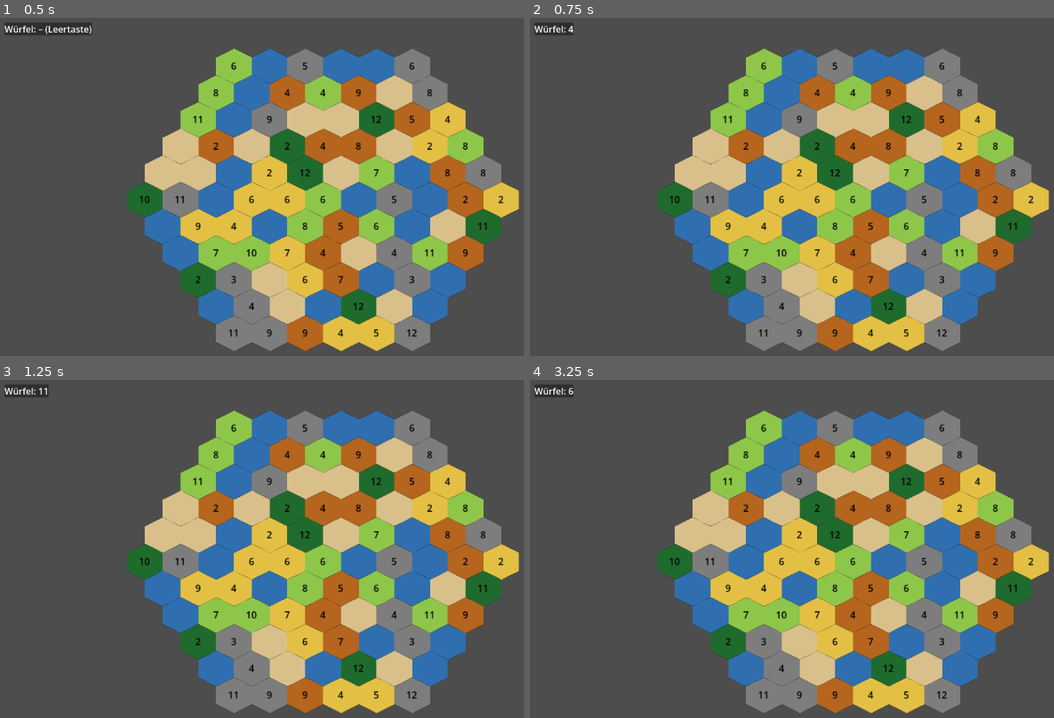
Above: before the commit, frames 1-4 (two rows, left to right).
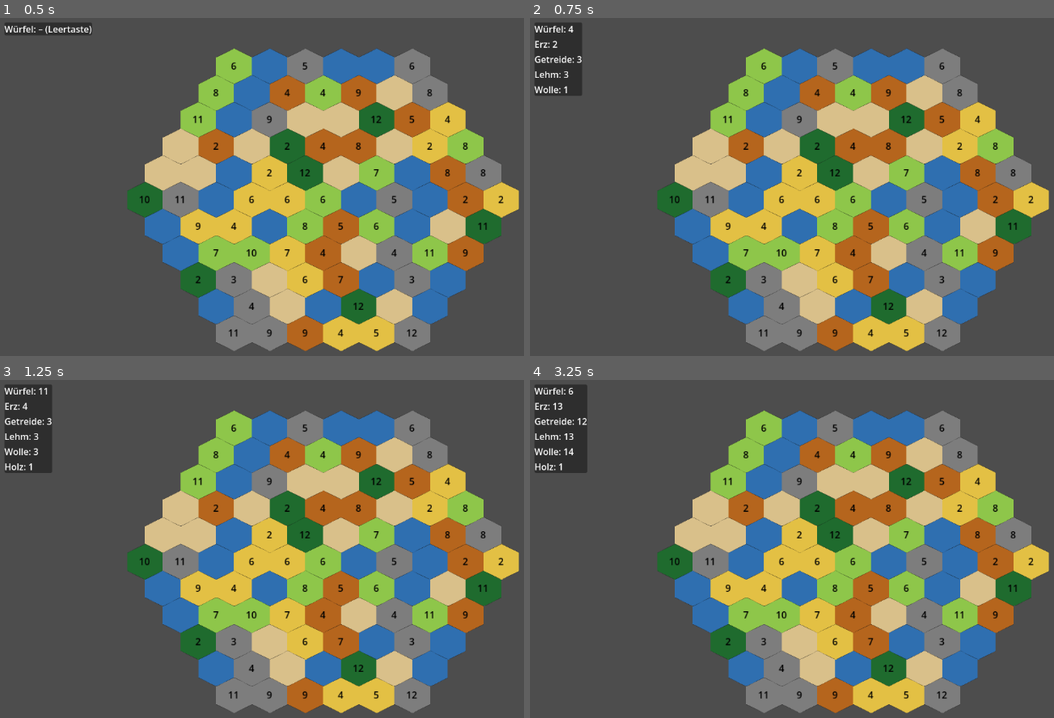
Above: after the commit, the same moments.

Repository: Dahf/catan
Game: Godot game, scene res://main/main.tscn
Same seed, same stepped clock (60 frames per second), same inputs: the game is played once before the commit and once after it.
Inputs:
- Up to frame 1 (0.5 s): no input
- Up to frame 2 (0.75 s): tap Enter (ui_accept) at 0.5 s
- Up to frame 3 (1.25 s): tap Enter (ui_accept) at 0.77 s
- Up to frame 4 (3.25 s): tap Enter (ui_accept) at 1.25, 1.52, 2, 2.75, 3.02 s

Frame 1 is identical in both runs. In frame 2, 1.5% of the frame differs, in the area x 0-10%, y 1-23%; in frame 3, 1.9%; in frame 4, 2.2%, in the area x 0-11%, y 1-28%.

Commit message:
Emit resource change events in spend and add_resource functions; minor HUD variable adjustment

Diff:
--- a/autoload/game_state.gd
+++ b/autoload/game_state.gd
@@ -51,11 +51,13 @@
 func spend(cost: Dictionary) -> void:
 	for item in cost:
 		storage[item] = storage.get(item, 0) - cost[item]
+		EventBus.resource_changed.emit(item, storage[item])
 
 
 ## Fügt eine Ressourcenmenge dem Lager hinzu.
 func add_resource(id: StringName, amount: int) -> void:
 	storage[id] = storage.get(id, 0) + amount
+	EventBus.resource_changed.emit(id, storage[id])
 
 
 ## Platziert ein Gebäude auf einer Tile-Koordinate.
--- a/presentation/ui/hud.gd
+++ b/presentation/ui/hud.gd
@@ -3,6 +3,7 @@
 
 var _box: VBoxContainer
 var _dice_label: Label
+
 var _resource_labels: Dictionary = {}   # StringName -> Label
 
 func _ready() -> void:
